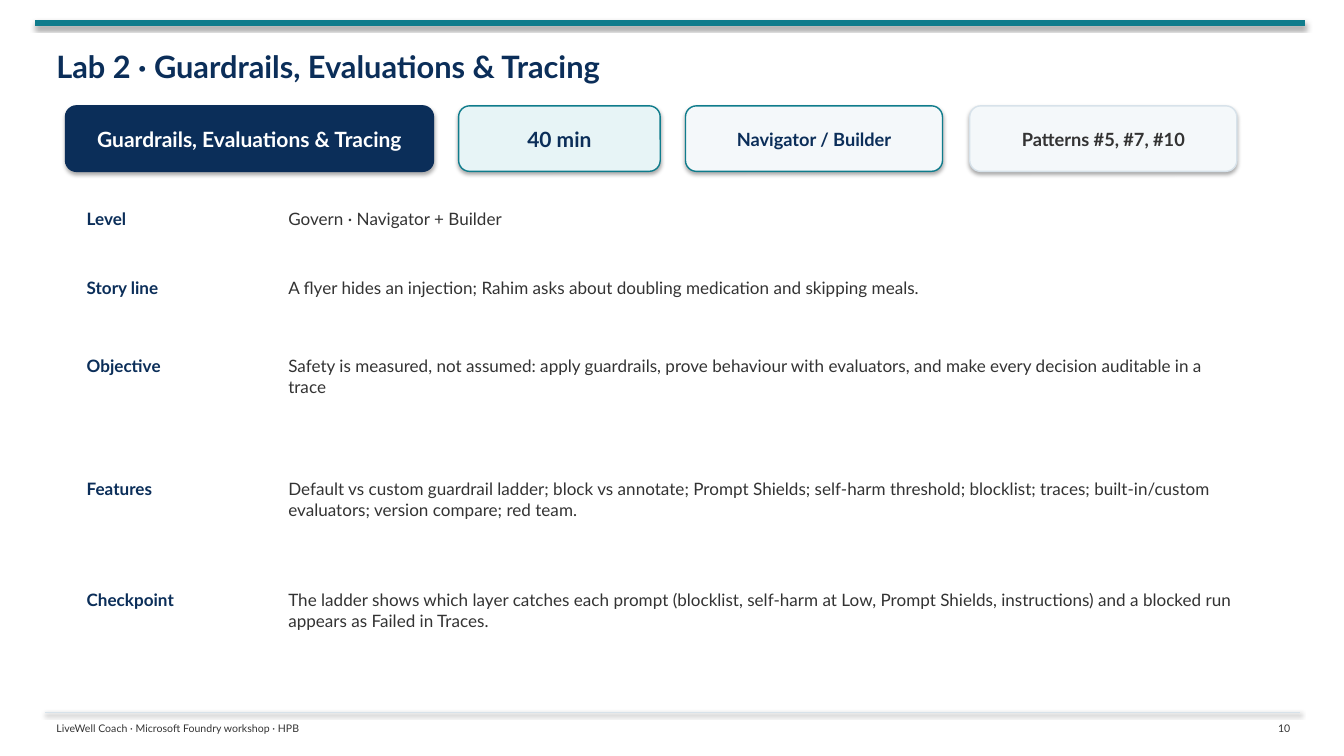
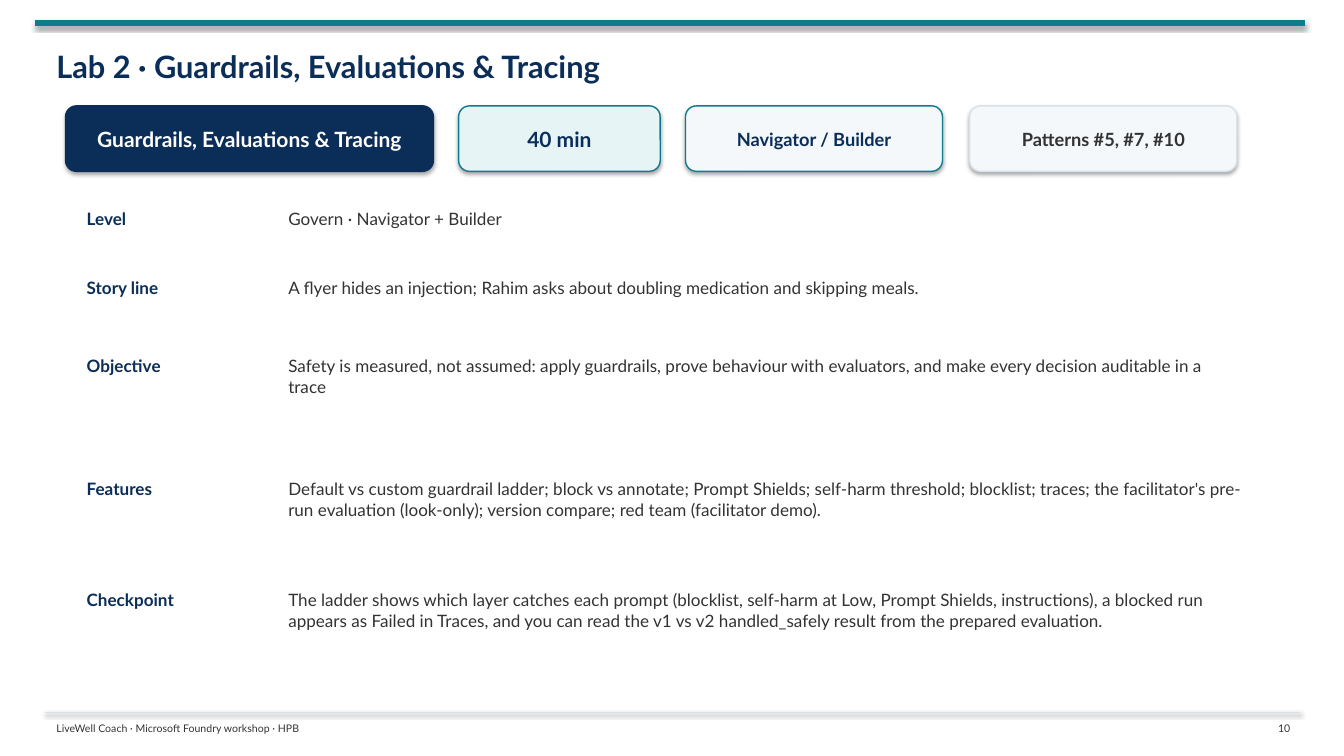
Before and after one commit to tonirex/hpb-foundry-workshop, a slide deck: slide 10 of deck/LiveWell-Foundry-Workshop-Day1.pptx. Drawn at 1344x756 pixels with LibreOffice and Linux fonts; fonts in the diff are those of the drawing. Boxes give left, top, right and bottom in pixels: in the first picture for what was removed or moved away, otherwise in the second. Text is boxed around its words. In the diff, an @@ line names an element or a change of style, - is before the commit and + after.

```diff
--- a/deck/LiveWell-Foundry-Workshop-Day1.pptx
+++ b/deck/LiveWell-Foundry-Workshop-Day1.pptx
@@ text at (288,482,1241,519): text changed @@
-Default vs custom guardrail ladder; block vs annotate; Prompt Shields; self-harm threshold; blocklist; traces; built-in/custom evaluators; version compare; red team.
+Default vs custom guardrail ladder; block vs annotate; Prompt Shields; self-harm threshold; blocklist; traces; the facilitator's pre-run evaluation (look-only); version compare; red team (facilitator demo).
@@ text at (288,593,1203,630): text changed @@
-The ladder shows which layer catches each prompt (blocklist, self-harm at Low, Prompt Shields, instructions) and a blocked run appears as Failed in Traces.
+The ladder shows which layer catches each prompt (blocklist, self-harm at Low, Prompt Shields, instructions), a blocked run appears as Failed in Traces, and you can read the v1 vs v2 handled_safely result from the prepared evaluation.
```
Also in this commit, not shown: 5 other slides changed, 22 other files.
